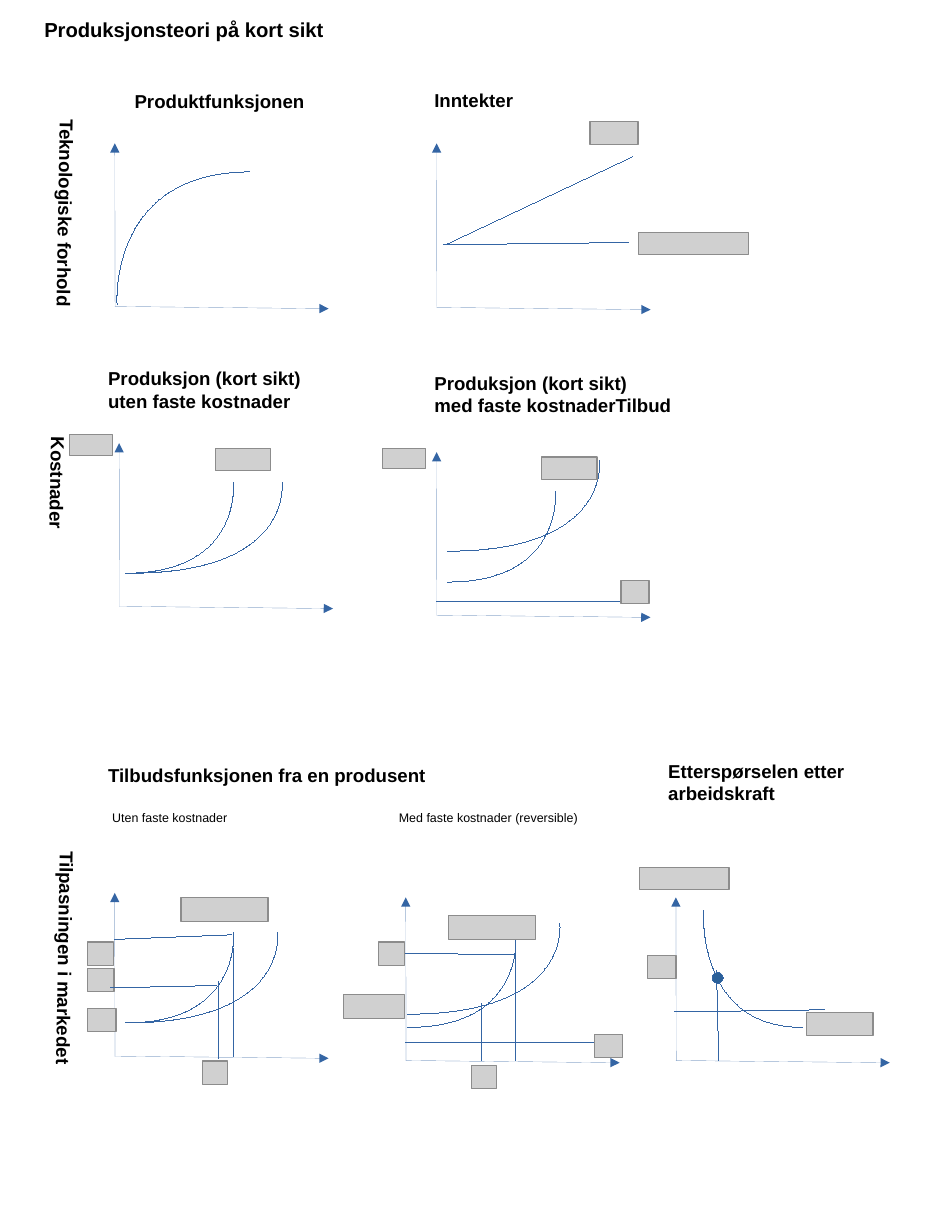
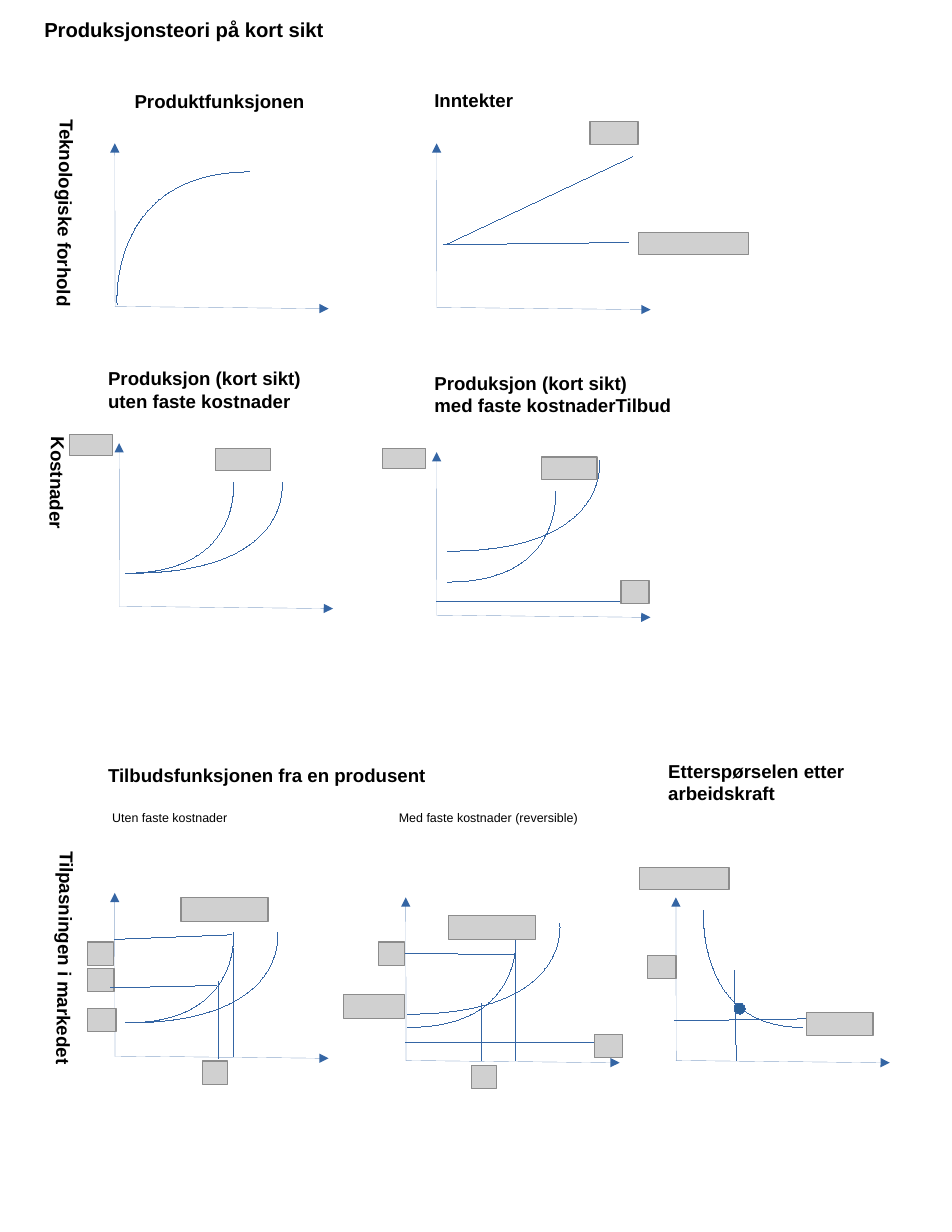
Before and after one commit to joernih/SFB10816Mikrooekonomi, a slide deck: slide 5 of forelesninger/drawio/alle_halden6.odp. Drawn at 952x1232 pixels with LibreOffice and Linux fonts; fonts in the diff are those of the drawing; grey boxes stand for pictures; background and template pictures are left out. Boxes give left, top, right and bottom in pixels: in the first picture for what was removed or moved away, otherwise in the second. Text is boxed around its words. In the diff, an @@ line names an element or a change of style, - is before the commit and + after.

```diff
--- a/forelesninger/drawio/alle_halden6.odp
+++ b/forelesninger/drawio/alle_halden6.odp
@@ line moved from (717, 970) - (719, 1061) to (735, 970) - (736, 1061) @@
@@ line moved from (674, 1012) - (824, 1010) to (674, 1020) - (824, 1018) @@
@@ ellipse moved from (x1=712, y1=972, x2=724, y2=983) to (x1=735, y1=1004, x2=746, y2=1015) @@
```
Also in this commit, not shown: 25 other files.
